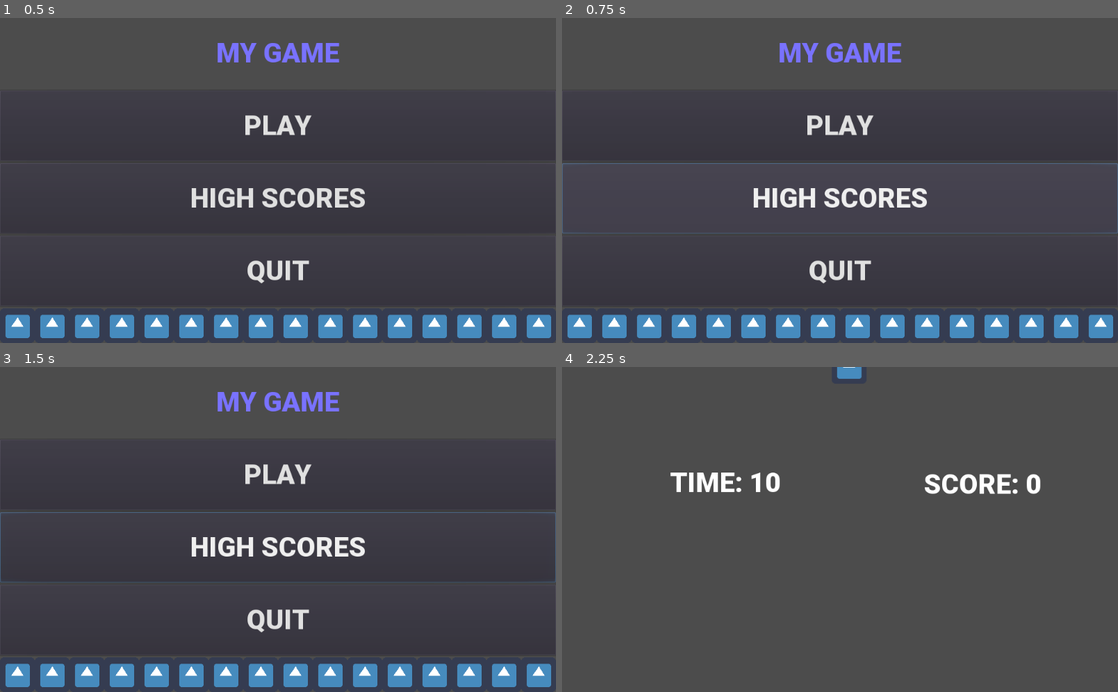
Above: before the commit, frames 1-4 (two rows, left to right).
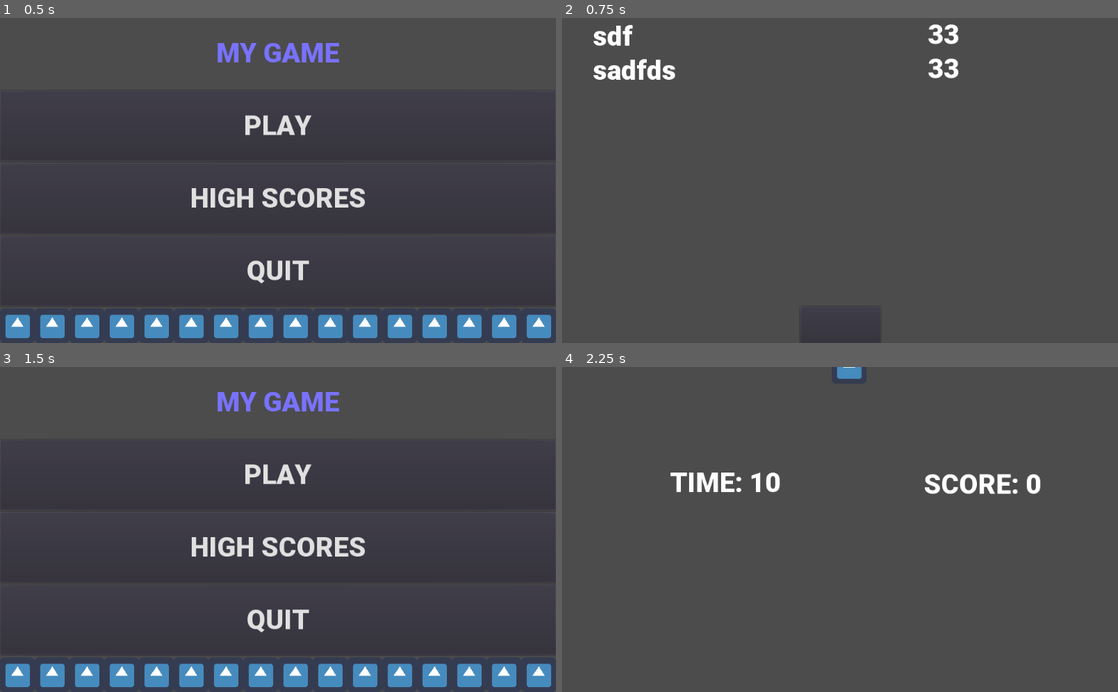
Above: after the commit, the same moments.

Repository: electronstudio/godot_high_scores_tutorial
Game: Godot game, scene res://title_screen.tscn
The game is run twice, just before and just after one commit, with the same random seed, the same clock (stepped at 60 frames per second) and the same inputs. The engine's default icon, where the game draws it, is replaced by a stand-in: a white triangle on a blue panel in a dark square.
Inputs (mouse positions are in pixels of both pictures, inside the frame that each line leads up to):
- Up to frame 1 (0.5 s): no input
- Up to frame 2 (0.75 s): click "HIGH SCORES" at 0.5 s
- Up to frame 3 (1.5 s): click (278, 672) at 1.27 s
- Up to frame 4 (2.25 s): click "PLAY" at 2 s

Frame 1 is identical in both runs. In frame 2, 9.5% of the frame differs, in the area x 0-100%, y 1-100%; in frame 3, 0.3%; in frame 4, nothing differs.

Commit message:
finish first draft of tutorial

Diff:
--- a/game.gd
+++ b/game.gd
@@ -1,17 +1,15 @@
 extends Node2D
 
-
 var time = 10
-var score = 0
 
 func _on_Timer_timeout():
 	time -= 1
 	$TimeLabel.text = "TIME: "+str(time)
 	if time <=0:
-		get_tree().change_scene("res://title_screen.tscn")
+		get_tree().change_scene("res://gameover.tscn")
 
 func _unhandled_input(event):
 	if event is InputEventKey and not event.echo:
-		score += 1
-		$ScoreLabel.text = "SCORE: "+str(score)
-		$icon.position.y = score * 5
+		Globals.score += 1
+		$ScoreLabel.text = "SCORE: "+str(Globals.score)
+		$icon.position.y = Globals.score * 5
--- /dev/null
+++ b/gameover.gd
@@ -0,0 +1,23 @@
+extends Control
+
+
+# Declare member variables here. Examples:
+# var a = 2
+# var b = "text"
+
+
+# Called when the node enters the scene tree for the first time.
+func _ready():
+	$score.text = str(Globals.score)
+
+
+# Called every frame. 'delta' is the elapsed time since the previous frame.
+#func _process(delta):
+#	pass
+
+
+func _on_LineEdit_text_entered(new_text):
+	Globals.scores.append(Globals.score)
+	Globals.names.append(new_text)
+	Globals.save_scores()
+	get_tree().change_scene("res://score_table.tscn")
--- /dev/null
+++ b/gameover.tscn
@@ -0,0 +1,47 @@
+[gd_scene load_steps=3 format=2]
+
+[ext_resource path="res://font.tres" type="DynamicFont" id=1]
+[ext_resource path="res://gameover.gd" type="Script" id=2]
+
+[node name="gameover" type="Control"]
+anchor_right = 1.0
+anchor_bottom = 1.0
+script = ExtResource( 2 )
+__meta__ = {
+"_edit_use_anchors_": false
+}
+
+[node name="Label" type="Label" parent="."]
+margin_left = 325.701
+margin_top = 52.0587
+margin_right = 709.701
+margin_bottom = 364.059
+custom_fonts/font = ExtResource( 1 )
+text = "GAME OVER
+
+Your score is
+
+Enter your name"
+
+[node name="LineEdit" type="LineEdit" parent="."]
+margin_left = 307.299
+margin_top = 401.674
+margin_right = 716.299
+margin_bottom = 471.674
+custom_fonts/font = ExtResource( 1 )
+__meta__ = {
+"_edit_use_anchors_": false
+}
+
+[node name="score" type="Label" parent="."]
+margin_left = 669.321
+margin_top = 179.339
+margin_right = 807.321
+margin_bottom = 239.339
+custom_fonts/font = ExtResource( 1 )
+text = "0"
+__meta__ = {
+"_edit_use_anchors_": false
+}
+
+[connection signal="text_entered" from="LineEdit" to="." method="_on_LineEdit_text_entered"]
--- /dev/null
+++ b/globals.gd
@@ -0,0 +1,52 @@
+extends Node
+
+
+# Declare member variables here. Examples:
+# var a = 2
+# var b = "text"
+
+
+# Called when the node enters the scene tree for the first time.
+func _ready():
+	pass # Replace with function body.
+
+
+# Called every frame. 'delta' is the elapsed time since the previous frame.
+#func _process(delta):
+#	pass
+var score = 0
+
+var scores = [33, 33]
+var names = ["sdf","sadfds"]
+
+func _init():
+	load_scores()
+
+func save_scores():
+	bubble_sort()
+	var file = File.new()
+	file.open("user://game.dat", File.WRITE)
+	file.store_var(names)
+	file.store_var(scores)
+	file.close()
+
+func load_scores():
+	var file = File.new()
+	var err = file.open("user://game.dat", File.READ)
+	if err != OK:
+		print("error loading scores")
+	else:
+		names = file.get_var()
+		scores = file.get_var()
+	file.close()
+
+func bubble_sort():
+	for passnum in range(len(scores)-1,0,-1):
+		for i in range(passnum):
+			if scores[i]<scores[i+1]:
+				var temp = scores[i]
+				scores[i] = scores[i+1]
+				scores[i+1] = temp
+				temp = names[i]
+				names[i] = names[i+1]
+				names[i+1] = temp
--- /dev/null
+++ b/high_scores.tscn
@@ -0,0 +1,8 @@
+[gd_scene format=2]
+
+[node name="Control" type="Control"]
+anchor_right = 1.0
+anchor_bottom = 1.0
+__meta__ = {
+"_edit_use_anchors_": false
+}
--- a/project.godot
+++ b/project.godot
@@ -14,6 +14,10 @@
 run/main_scene="res://title_screen.tscn"
 config/icon="res://icon.png"
 
+[autoload]
+
+Globals="*res://globals.gd"
+
 [physics]
 
 common/enable_pause_aware_picking=true
--- /dev/null
+++ b/score_table.gd
@@ -0,0 +1,24 @@
+extends Control
+
+
+# Declare member variables here. Examples:
+# var a = 2
+# var b = "text"
+
+
+# Called when the node enters the scene tree for the first time.
+func _ready():
+	for name in Globals.names:
+		$Names.text += name + "\n"
+	for score in Globals.scores:
+		$Scores.text += str(score)+"\n"
+
+
+
+# Called every frame. 'delta' is the elapsed time since the previous frame.
+#func _process(delta):
+#	pass
+
+
+func _on_BackButton_pressed():
+	get_tree().change_scene("res://title_screen.tscn")
--- /dev/null
+++ b/score_table.tscn
@@ -0,0 +1,37 @@
+[gd_scene load_steps=3 format=2]
+
+[ext_resource path="res://score_table.gd" type="Script" id=1]
+[ext_resource path="res://font.tres" type="DynamicFont" id=2]
+
+[node name="ScoreTable" type="Control"]
+anchor_right = 1.0
+anchor_bottom = 1.0
+script = ExtResource( 1 )
+__meta__ = {
+"_edit_use_anchors_": false
+}
+
+[node name="Scores" type="Label" parent="."]
+margin_left = 674.005
+margin_top = 1.33484
+margin_right = 892.005
+margin_bottom = 484.335
+custom_fonts/font = ExtResource( 2 )
+
+[node name="Names" type="Label" parent="."]
+margin_left = 57.3484
+margin_top = 4.0
+margin_right = 631.348
+margin_bottom = 508.0
+custom_fonts/font = ExtResource( 2 )
+
+[node name="BackButton" type="Button" parent="."]
+margin_left = 439.162
+margin_top = 532.601
+margin_right = 587.162
+margin_bottom = 600.601
+__meta__ = {
+"_edit_use_anchors_": false
+}
+
+[connection signal="pressed" from="BackButton" to="." method="_on_BackButton_pressed"]
--- a/title_screen.gd
+++ b/title_screen.gd
@@ -1,7 +1,4 @@
 extends Control
-
-
-
 
 func _on_QuitButton_pressed():
 	get_tree().quit()
@@ -9,3 +6,7 @@
 
 func _on_PlayButton_pressed():
 	get_tree().change_scene("res://game.tscn")
+
+
+func _on_HighScoresButton_pressed():
+	get_tree().change_scene("res://score_table.tscn")
--- a/title_screen.tscn
+++ b/title_screen.tscn
@@ -66,4 +66,5 @@
 stretch_mode = 2
 
 [connection signal="pressed" from="VBoxContainer/PlayButton" to="." method="_on_PlayButton_pressed"]
+[connection signal="pressed" from="VBoxContainer/HighScoresButton" to="." method="_on_HighScoresButton_pressed"]
 [connection signal="pressed" from="VBoxContainer/QuitButton" to="." method="_on_QuitButton_pressed"]
Not shown, added: docs/tutorial.md
